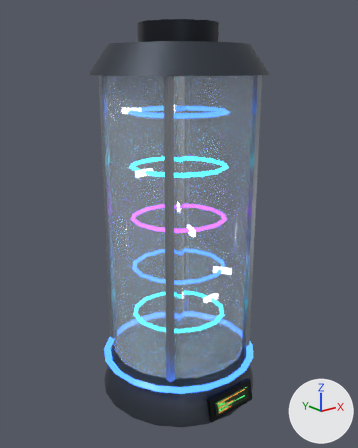
A saved change to the glTF model godot/models/storage/storage_holo_storage_cylinder.glb.
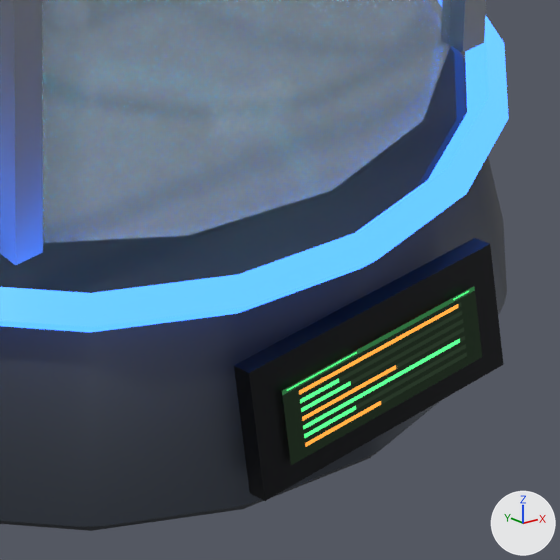
Old and new are each drawn whole from a 50 mm camera at (-1.62, -2.02, 1.78) aimed at (-0.01, -0.01, 0.97) and again close up on the part from 47% to 73% of the width and 75% to 97% of the height. Lighting does not change. The marker at lower right points along +X, +Y and +Z. The first two pictures are the older version. Vertices at exactly the same position are counted once.

In view in the first close-up: 'storage_holo_storage_cylinder'.
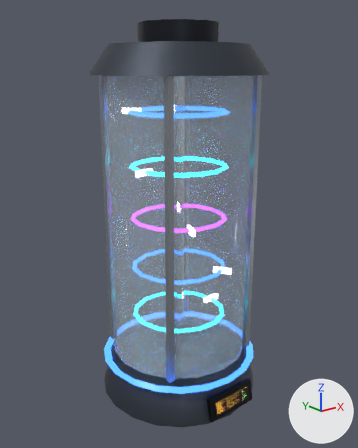
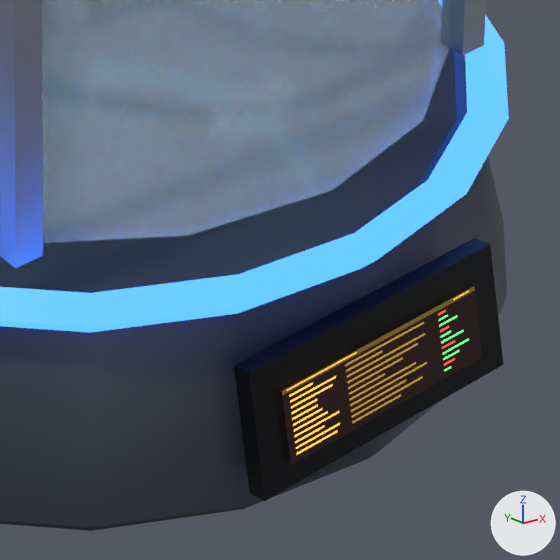
What differs and where, as boxes (x1, y1, x2, y2) in the close-ups (560 x 560 px):
part 1 of me_body, recoloured
    both: (282, 286, 478, 464)

Patch to the scene script:
```diff
--- a/godot/models/storage/storage_holo_storage_cylinder.glb.py
+++ b/godot/models/storage/storage_holo_storage_cylinder.glb.py
@@ img_cargo_manifest @@
+img_cargo_manifest = load_image('cargo_manifest', '_unpacked/cargo_manifest', 256, 256, 'sRGB')
@@ mat_screen_cargo_manifest @@
+mat_screen_cargo_manifest = bpy.data.materials.new('screen_cargo_manifest')
+# colours: black #000000
+# uses the picture img_cargo_manifest
@@ me_body @@
 me_body.from_pydata(...)  # 602 vertices, 1138 faces; spans x -0.45..0.45, y -0.46..0.45, z 0.0..1.99
 # used by ob_storage_holo_storage_cylinder; location = (0.0, 0.0, 0.0)
+# me_body part 1: 2 faces spanning x -0.12..0.12, y -0.46..-0.45, z 0.07..0.13 switch from mat_screen_bars to mat_screen_cargo_manifest
 me_body.materials.append(mat_hull_dark)
```
